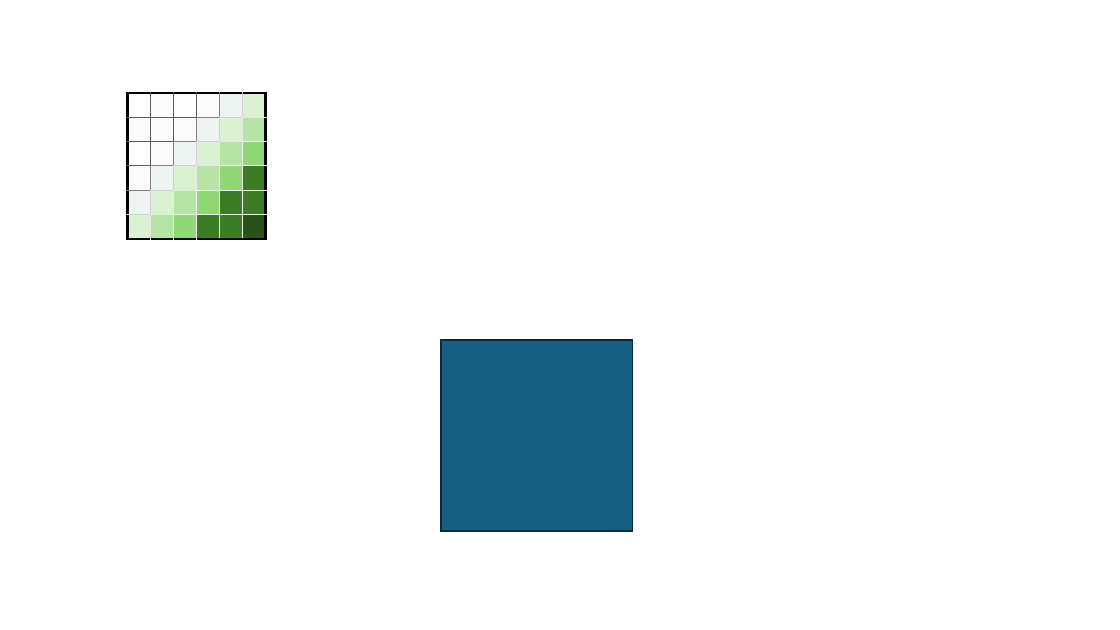
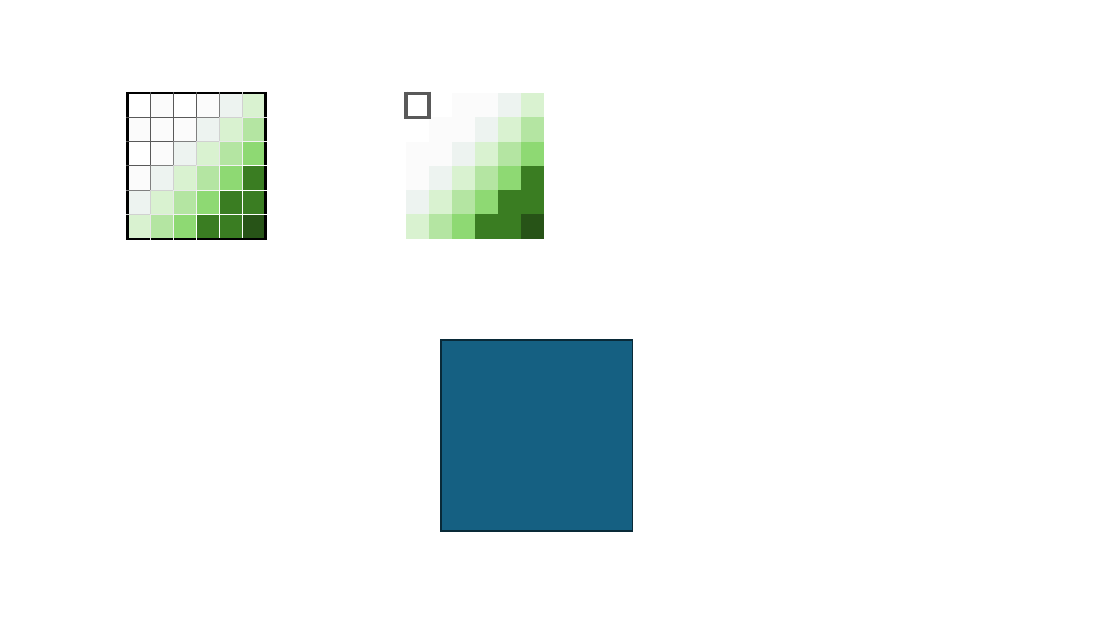
Before and after one commit to KwnLi/matrix-metrics, a slide deck: slide 1 of media/Presentation1.pptx. Drawn at 1120x630 pixels with LibreOffice and Linux fonts; fonts in the diff are those of the drawing. Boxes give left, top, right and bottom in pixels: in the first picture for what was removed or moved away, otherwise in the second. Text is boxed around its words. In the diff, an @@ line names an element or a change of style, - is before the commit and + after.

```diff
--- a/media/Presentation1.pptx
+++ b/media/Presentation1.pptx
@@ table added at [406, 93, 542, 239], 6 rows, 6 columns @@
+ |  |  |  |  | 
+ |  |  |  |  | 
+ |  |  |  |  | 
+ |  |  |  |  | 
+ |  |  |  |  | 
+ |  |  |  |  | 
```
Also in this commit, not shown: 11 other files.
